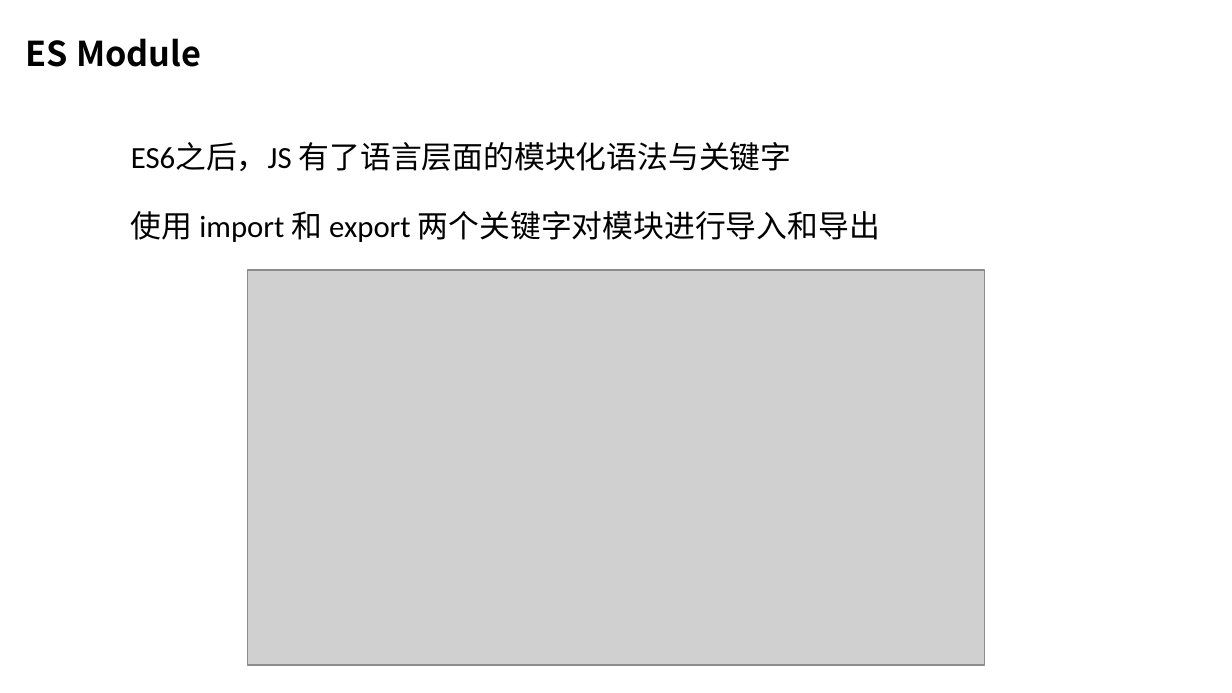
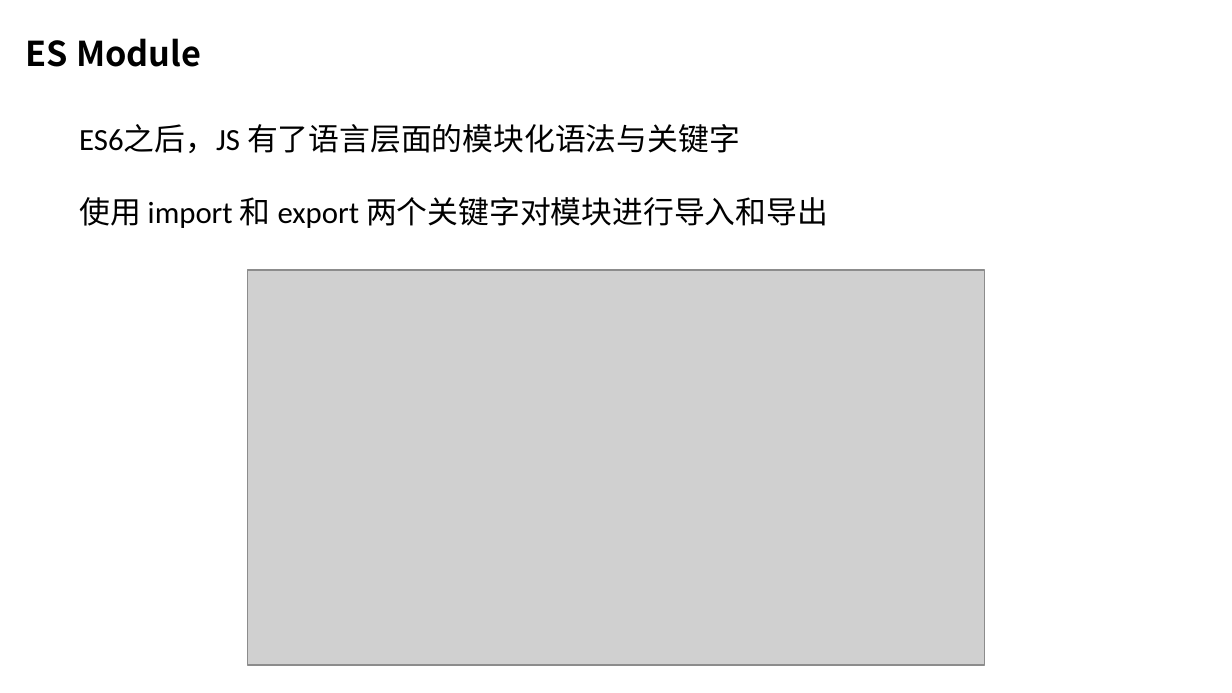
Before and after one commit to chasingsnail/study-blog, a slide deck: slide 16 of 封装库&笔记/前端模块化分享/前端模块化.pptx. Drawn at 1232x693 pixels with LibreOffice and Linux fonts; fonts in the diff are those of the drawing; grey boxes stand for pictures; background and template pictures are left out. Boxes give left, top, right and bottom in pixels: in the first picture for what was removed or moved away, otherwise in the second. Text is boxed around its words. In the diff, an @@ line names an element or a change of style, - is before the commit and + after.

Commit message:
模块化分享稿整理

```diff
--- a/封装库&笔记/前端模块化分享/前端模块化.pptx
+++ b/封装库&笔记/前端模块化分享/前端模块化.pptx
@@ text "ES6之后，JS 有了语言层面的模块化语法与关键字": place and size @@
-text "ES6之后，JS 有了语言层面的模块化语法与关键字" at <box>131,142,792,171</box>
+text "ES6之后，JS 有了语言层面的模块化语法与关键字" at <box>79,124,740,153</box>
@@ text "使用 import 和 export 两个关键字对模块进行导入和导出": place and size @@
-text "使用 import 和 export 两个关键字对模块进行导入和导出" at <box>131,211,880,242</box>
+text "使用 import 和 export 两个关键字对模块进行导入和导出" at <box>79,197,828,228</box>
```
Also in this commit, not shown: 4 other slides changed, 2 other files.
